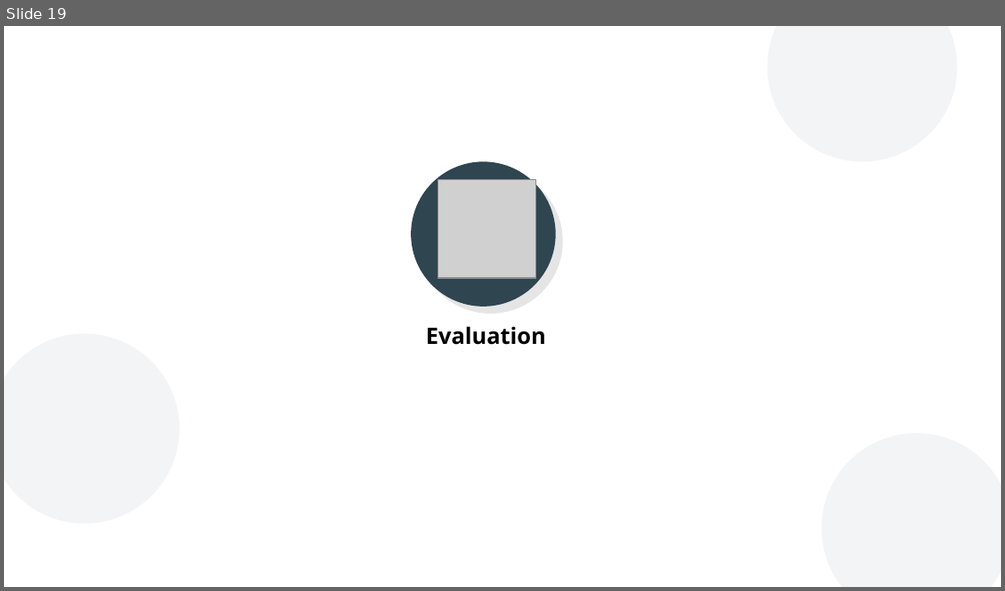
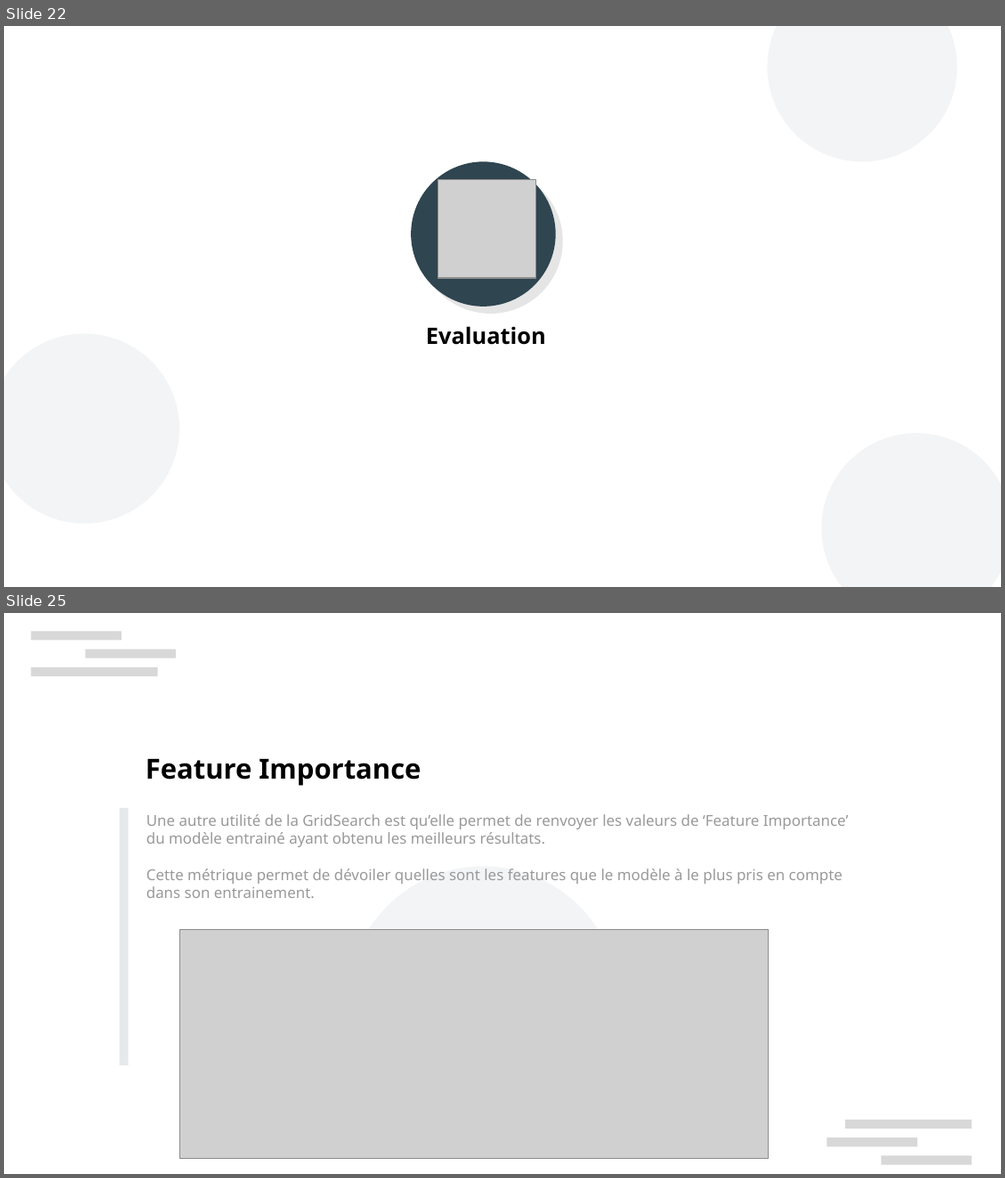
Before and after one commit to curiousmindflow/oc-ml-p3, a slide deck: report/P3_01_presentation.odp. Shown one above the other, each under a label of ours: slide 19 before the commit, slides 22 and 25 after it; the slides between them are not shown. The pictures are 1005x591 and 1005x1178 pixels, drawn with LibreOffice and Linux fonts; fonts in the diff are those of the drawing; grey boxes stand for pictures; background and template pictures are left out. Boxes give left, top, right and bottom in pixels: in the first picture for what was removed or moved away, otherwise in the second. Text is boxed around its words. In the diff, an @@ line names an element or a change of style, - is before the commit and + after.

```diff
--- a/report/P3_01_presentation.odp
+++ b/report/P3_01_presentation.odp
@@ slide 25 added at (4,613,1001,1174), background #FFFFFF @@
@@ rectangle added at (31,631,121,640), fill #CCCCCC at 75% opacity @@
@@ rectangle added at (85,649,176,658), fill #CCCCCC at 75% opacity @@
@@ rectangle added at (31,667,158,676), fill #CCCCCC at 75% opacity @@
@@ text added at (146,758,421,786), 22 pt, text #000000, bold @@
+Feature Importance
@@ rectangle added at (120,809,129,1065), fill #CED4DA at 50% opacity @@
@@ text added at (146,814,849,898), 12 pt, text #999999 @@
+Une autre utilité de la GridSearch est qu’elle permet de renvoyer les valeurs de ‘Feature Importance’ du modèle entrainé ayant obtenu les meilleurs résultats.
+Cette métrique permet de dévoiler quelles sont les features que le modèle à le plus pris en compte dans son entrainement.
@@ ellipse added at (348,867,619,1137), fill #8D99AE at 10% opacity @@
@@ picture added at (179,930,769,1159) @@
@@ rectangle added at (845,1119,971,1128), fill #CCCCCC at 75% opacity @@
@@ rectangle added at (827,1137,917,1147), fill #CCCCCC at 75% opacity @@
@@ rectangle added at (882,1156,971,1165), fill #CCCCCC at 75% opacity @@
@@ what was slide 19 is now slide 22 @@
```
Also in this commit, not shown: 2 slides changed, 6 other slides added, 21 slides removed, 10 other files.
